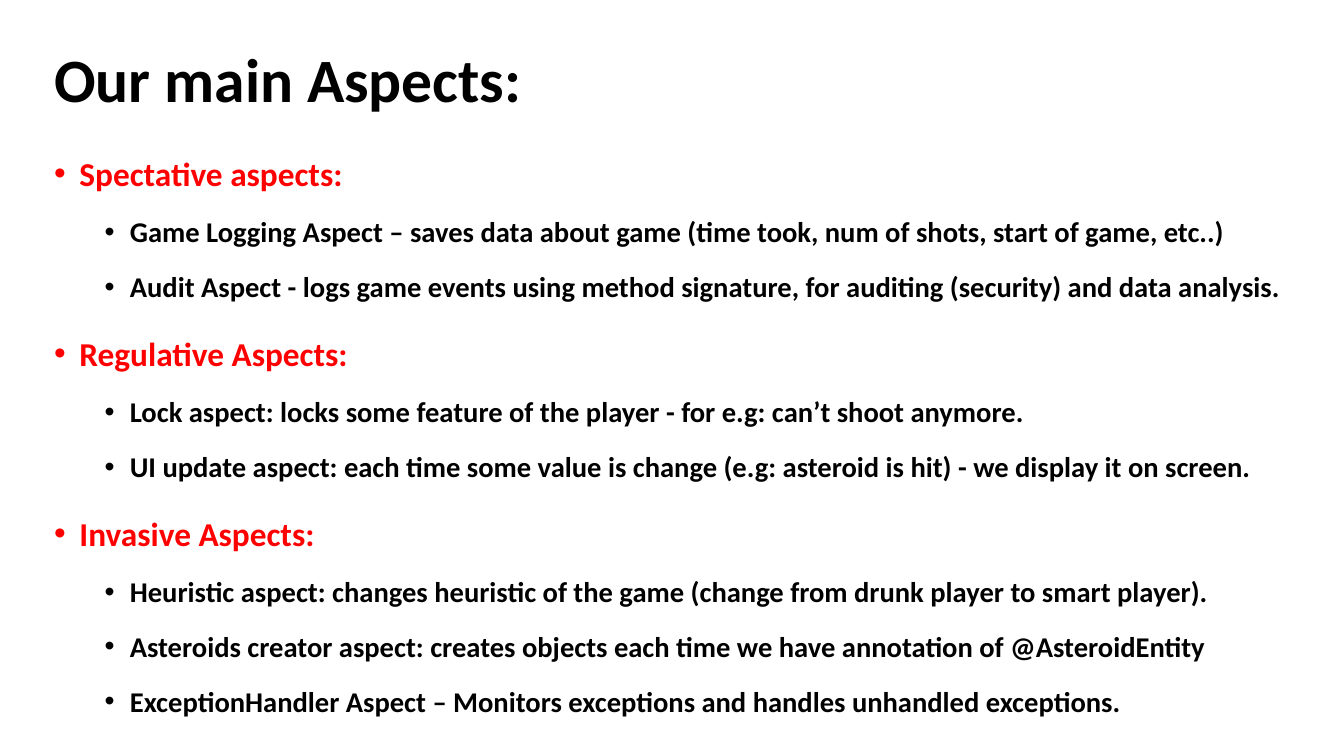
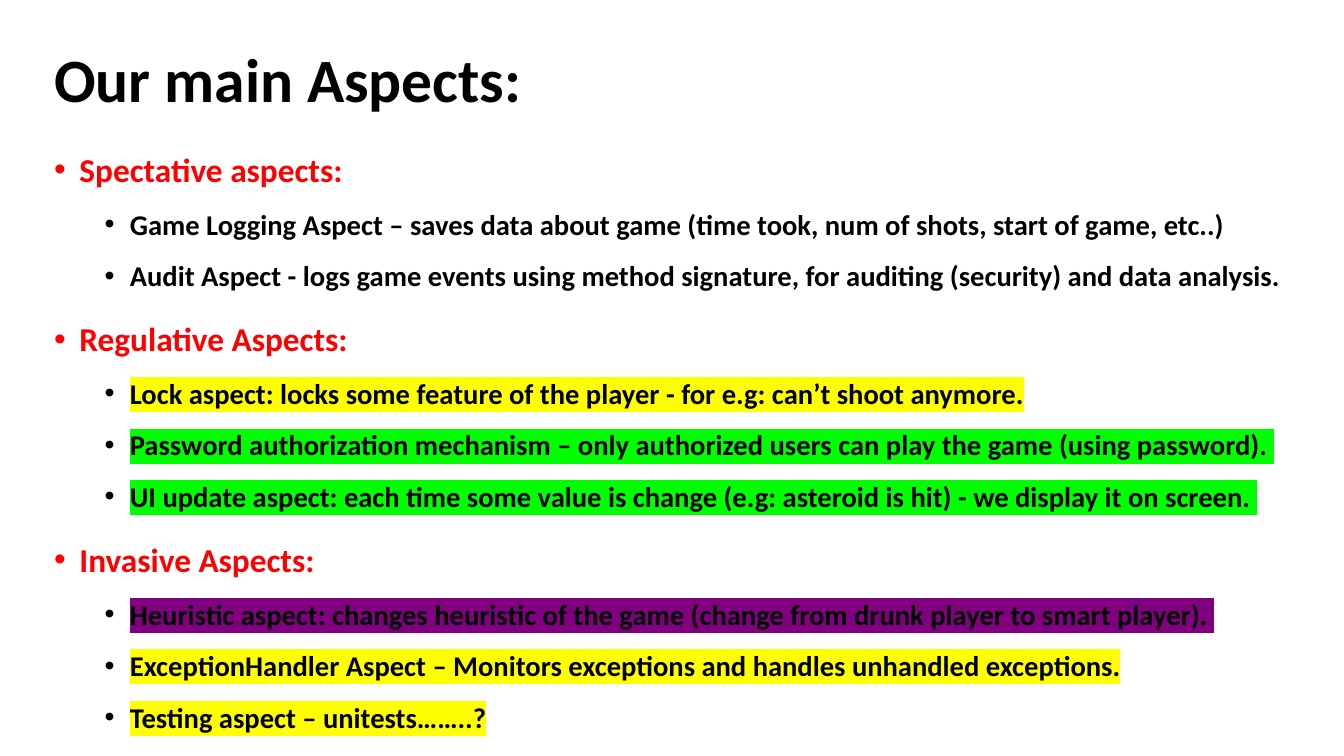
Before and after one commit to akotek/AOP, a slide deck: slide 5 of src/Final Project Presentation.pptx. Drawn at 1344x756 pixels with LibreOffice and Linux fonts; fonts in the diff are those of the drawing. Boxes give left, top, right and bottom in pixels: in the first picture for what was removed or moved away, otherwise in the second. Text is boxed around its words. In the diff, an @@ line names an element or a change of style, - is before the commit and + after.

```diff
--- a/src/Final Project Presentation.pptx
+++ b/src/Final Project Presentation.pptx
@@ text at <box>79,158,1279,681</box>: highlight none to #FFFF00 in "Lock aspect: locks some feature of the ...", "ExceptionHandler Aspect – Monitors exceptions and handles ..."; highlight none to #00FF00 in "UI update aspect: each time some value ..."; highlight none to #800080 in "Heuristic aspect: changes heuristic of the game ..."; line spacing 1.4 to 1.3 @@
@@ text at <box>130,434,1267,460</box>: paragraph added @@
+  • Password authorization mechanism – only authorized users can play the game (using password).
@@ text at <box>130,637,1205,662</box>: paragraph removed @@
-  • Asteroids creator aspect: creates objects each time we have annotation of @AsteroidEntity
@@ text at <box>130,708,486,733</box>: paragraph added @@
+  • Testing aspect – unitests……..?
```
Also in this commit, not shown: 4 other slides changed, 4 slides added, 1 other file.
